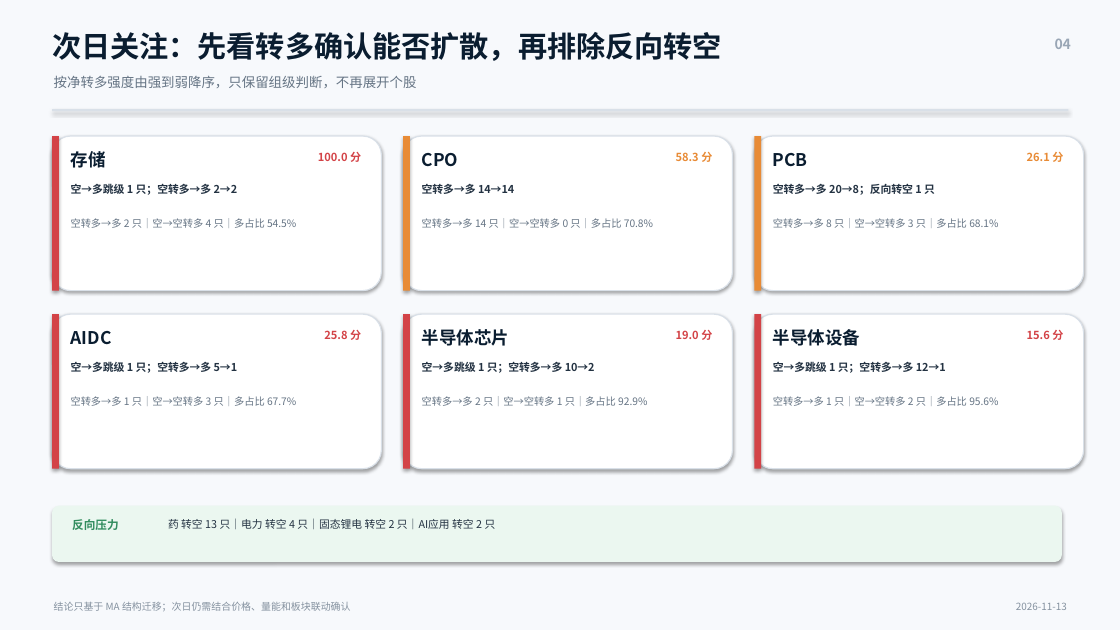
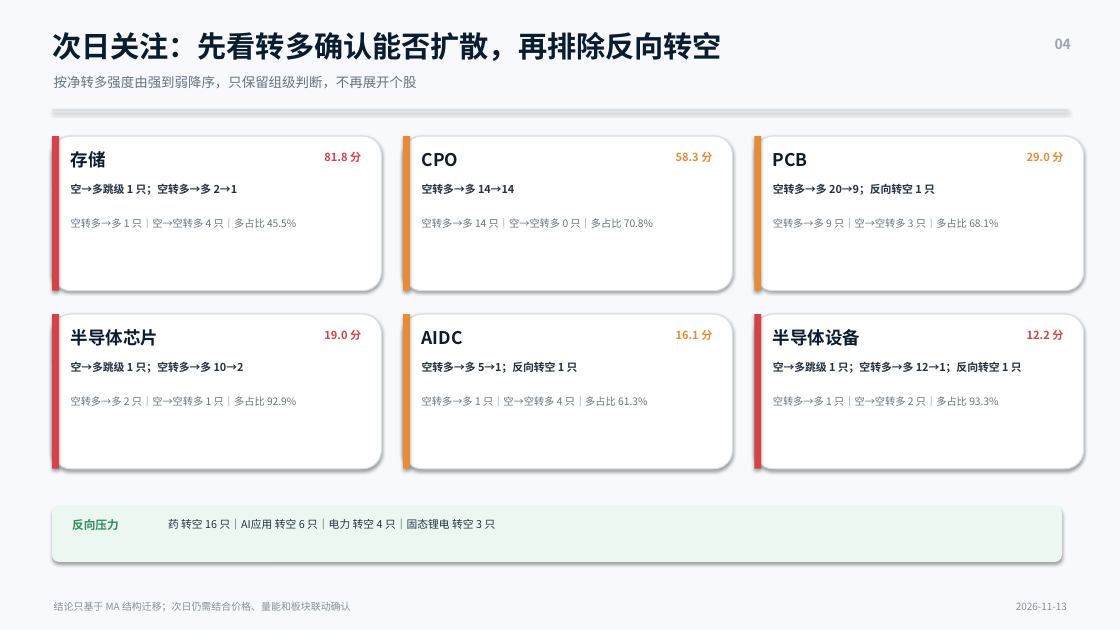
Before and after one commit to nancybhc/a-share-blast-lab, a slide deck: slide 4 of assets/多空阶段简报_2026-11-13.pptx. Drawn at 1120x630 pixels with LibreOffice and Linux fonts; fonts in the diff are those of the drawing. Boxes give left, top, right and bottom in pixels: in the first picture for what was removed or moved away, otherwise in the second. Text is boxed around its words. In the diff, an @@ line names an element or a change of style, - is before the commit and + after.

```diff
--- a/assets/多空阶段简报_2026-11-13.pptx
+++ b/assets/多空阶段简报_2026-11-13.pptx
@@ text at (324,152,361,162): text changed @@
-100.0 分
+81.8 分
@@ text at (1027,152,1063,162): text changed @@
-26.1 分
+29.0 分
@@ text at (71,218,296,228): text changed @@
-空转多→多 2 只｜空→空转多 4 只｜多占比 54.5%
+空转多→多 1 只｜空→空转多 4 只｜多占比 45.5%
@@ text at (71,329,158,346): text changed @@
-AIDC
+半导体芯片
@@ rectangle at (403,314,410,469): fill #D34347 to #E88B36 @@
@@ text at (324,330,361,340): text changed @@
-25.8 分
+19.0 分
@@ text at (422,331,463,345): text changed @@
-半导体芯片
+AIDC
@@ text at (676,330,712,340): text changed; text colour #D34347 to #E88B36 @@
-19.0 分
+16.1 分
@@ text at (1027,330,1063,340): text changed @@
-15.6 分
+12.2 分
@@ text at (71,361,244,373): text changed @@
-空→多跳级 1 只；空转多→多 5→1
+空→多跳级 1 只；空转多→多 10→2
@@ text at (422,362,578,373): text changed @@
-空→多跳级 1 只；空转多→多 10→2
+空转多→多 5→1；反向转空 1 只
@@ text at (773,361,1022,373): text changed @@
-空→多跳级 1 只；空转多→多 12→1
+空→多跳级 1 只；空转多→多 12→1；反向转空 1 只
@@ text at (71,396,296,406): text changed @@
-空转多→多 1 只｜空→空转多 3 只｜多占比 67.7%
+空转多→多 2 只｜空→空转多 1 只｜多占比 92.9%
@@ text at (422,396,647,406): text changed @@
-空转多→多 2 只｜空→空转多 1 只｜多占比 92.9%
+空转多→多 1 只｜空→空转多 4 只｜多占比 61.3%
@@ text at (773,396,998,406): text changed @@
-空转多→多 1 只｜空→空转多 2 只｜多占比 95.6%
+空转多→多 1 只｜空→空转多 2 只｜多占比 93.3%
@@ text at (168,518,496,529): text changed @@
-药 转空 13 只｜电力 转空 4 只｜固态锂电 转空 2 只｜AI应用 转空 2 只
+药 转空 16 只｜AI应用 转空 6 只｜电力 转空 4 只｜固态锂电 转空 3 只
```
Also in this commit, not shown: 3 other slides changed, 11 other files.
